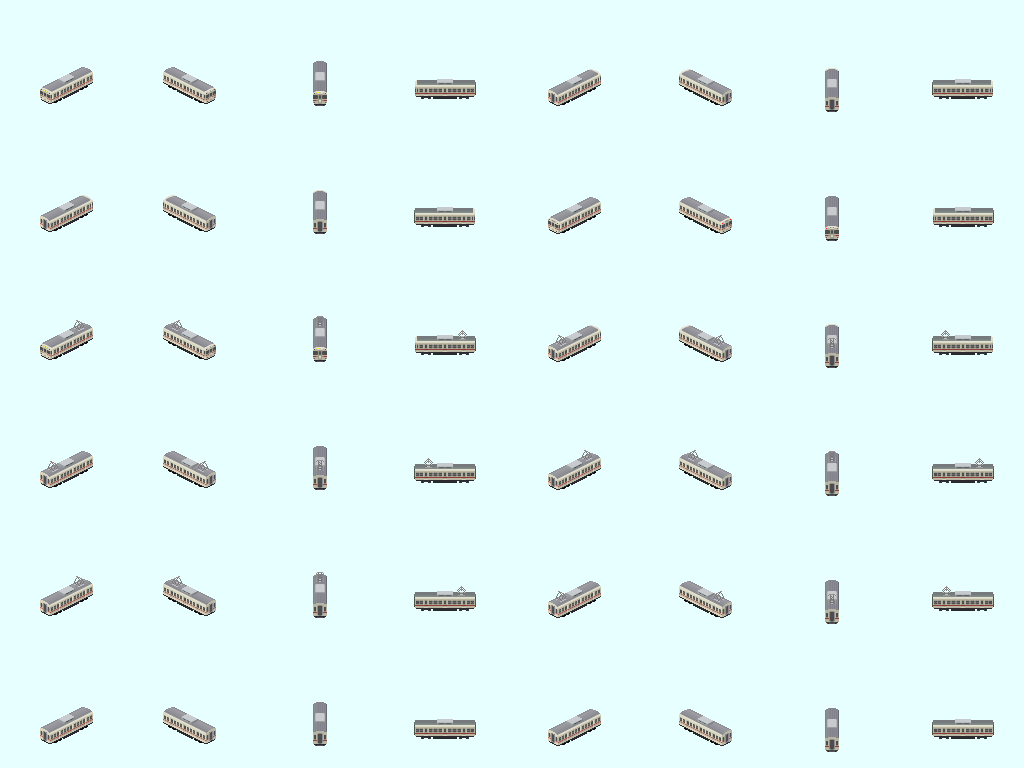
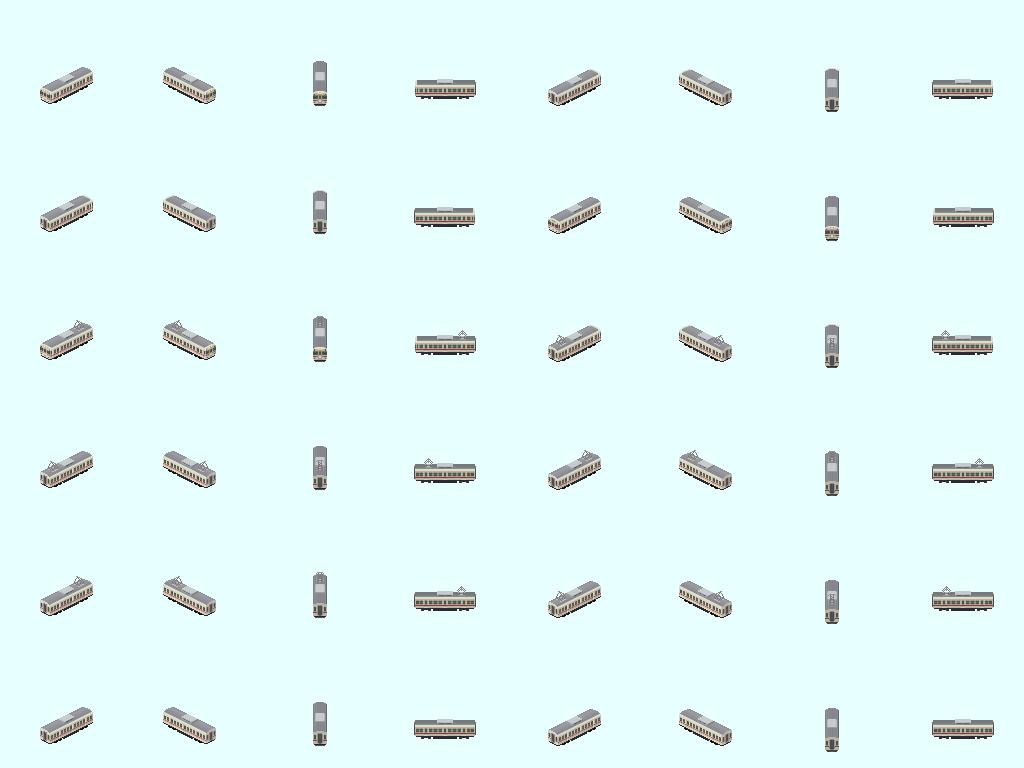
Comparing the layer stacks of the two (1024, 768) images. Changes:
added layer "レイヤー 225" in group "アクセサリ" over [41,90,838,351]
painted on "顔面" over [40,89,839,352]
